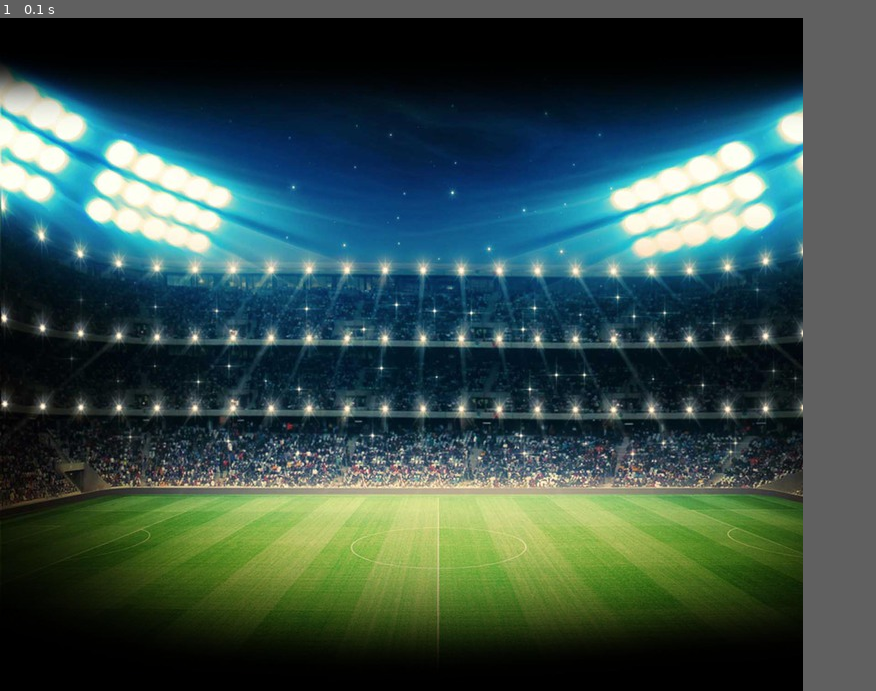
Above: before the commit, frame 1.
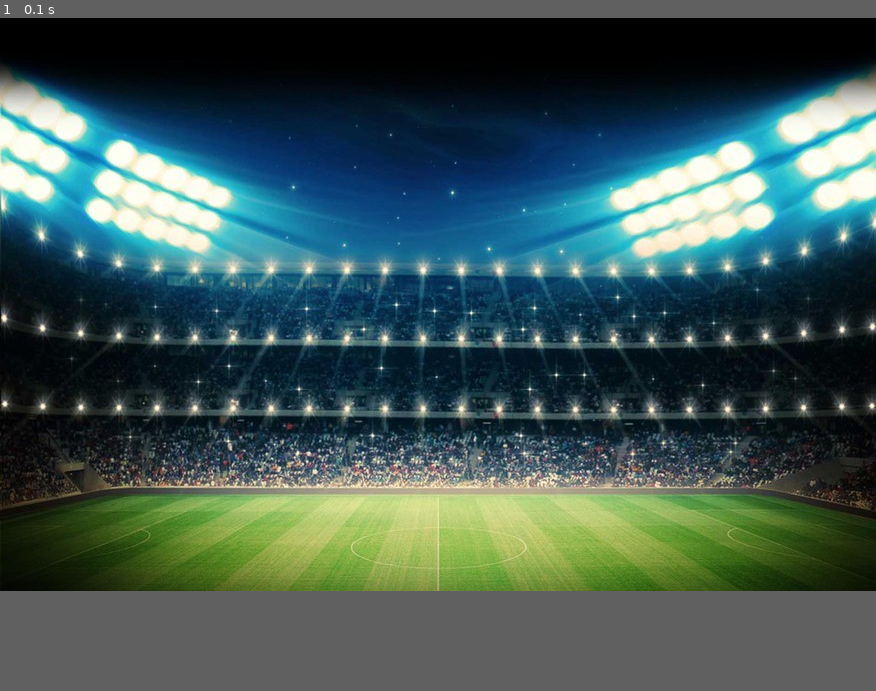
Above: after the commit, the same moment.

Repository: pedrooa/Projeto-Final
Game: pygame game, started from main.py
Two runs of this game, one before a commit and one after it. Both use one fixed random seed, a clock stepped at 60 frames per second and the inputs below.
Inputs:
- Up to frame 1 (0.1 s): no input
The window is 803x673 before the commit and 876x573 after it. Grey fills any space a smaller window leaves; there, only what the larger window draws over its background counts as a difference.

The runs differ from the first frame. In frame 1, 9.9% of the frame differs, in the area x 9-100%, y 6-95%.

Commit message:
background definitivo, programa classes criado para ser importado e criar todas as classes necessárias

Diff:
--- a/main.py
+++ b/main.py
@@ -1,10 +1,12 @@
 #Head Soccer Game - Vitor, Gabriel, Pedro e Manzanna
+#Programa main que rodará tudo
+
 import pygame
 
 def main():
     pygame.init()
     bg = pygame.image.load('background2.jpeg')
-    tela = pygame.display.set_mode([803, 673])
+    tela = pygame.display.set_mode([876, 573])
     pygame.display.set_caption('Head Soccer Game')
 
     relogio = pygame.time.Clock()
@@ -28,7 +30,7 @@
 
 
 
-#Fecha a janela e finaliza o jogo
+    #Fecha a janela e finaliza o jogo
     pygame.quit()
 
 
Binary file changed: background2.jpeg
Not shown, added: classes
Binary file removed: george.jpg
